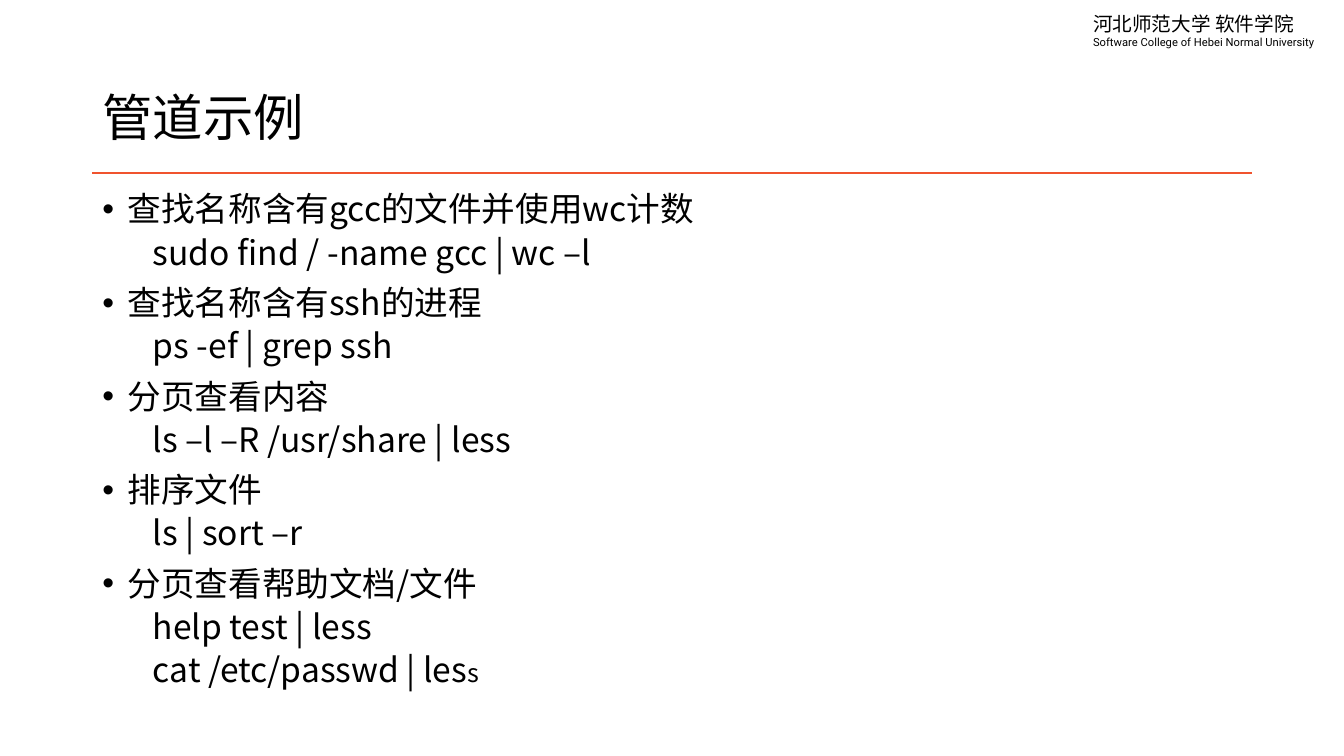
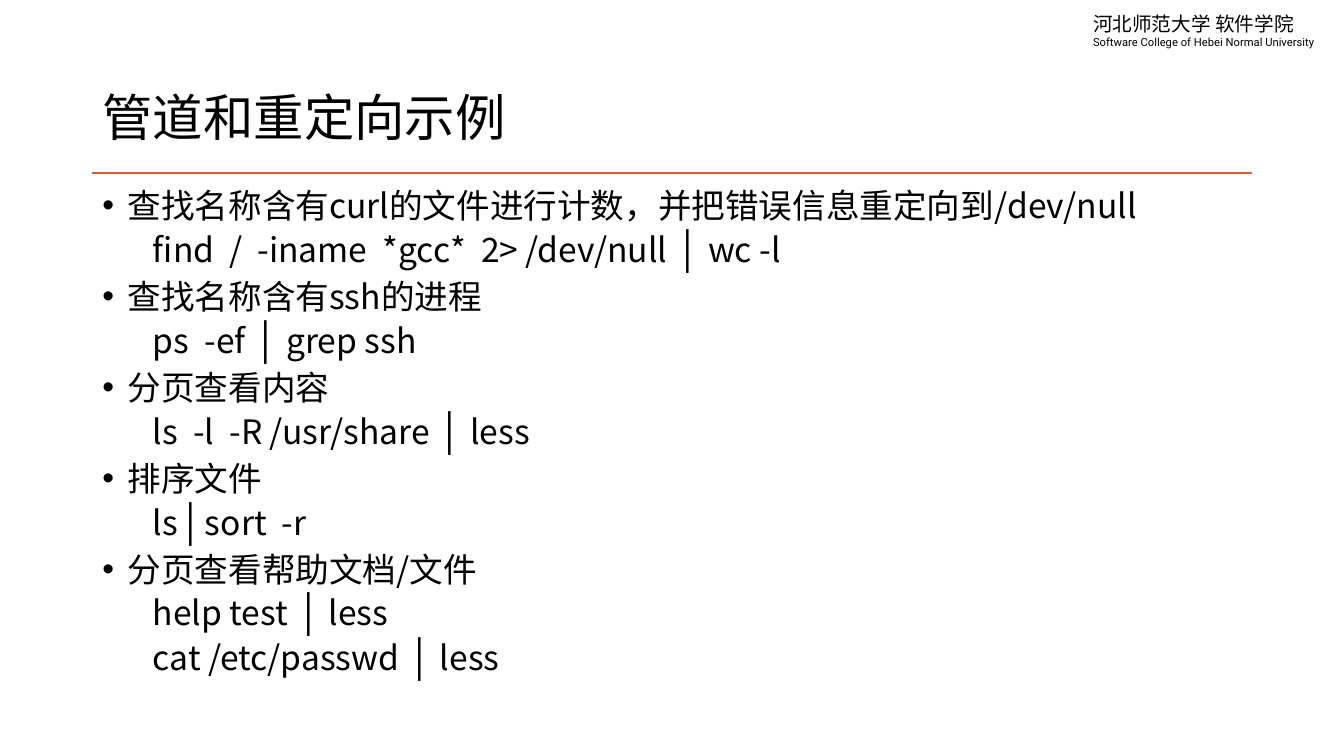
Before and after one commit to edu2act/course-linux-system, a slide deck: slide 10 of materials/slides/ch04-io-redrection-and-pipe.pptx (slide 8 before the commit). Drawn at 1344x756 pixels with LibreOffice and Linux fonts; fonts in the diff are those of the drawing. Boxes give left, top, right and bottom in pixels: in the first picture for what was removed or moved away, otherwise in the second. Text is boxed around its words. In the diff, an @@ line names an element or a change of style, - is before the commit and + after.

```diff
--- a/materials/slides/ch04-io-redrection-and-pipe.pptx
+++ b/materials/slides/ch04-io-redrection-and-pipe.pptx
@@ title at [102,93,505,140]: text changed @@
-管道示例
+管道和重定向示例
@@ text at [128,189,1137,271]: text changed @@
-• 查找名称含有gcc的文件并使用wc计数
-  sudo find / -name gcc | wc –l
+• 查找名称含有curl的文件进行计数，并把错误信息重定向到/dev/null
+  find / -iname *gcc* 2> /dev/null | wc -l
@@ text at [128,280,500,678]: size 24 to 28 pt in "|", "|", "|"; size 18 to 24 pt in "less"; line spacing 0.9 to 0.8 @@
@@ text at [153,417,530,450]: text changed @@
-  ls –l –R /usr/share | less
+  ls -l -R /usr/share | less
@@ text at [153,508,307,536]: text changed @@
-  ls | sort –r
+  ls | sort -r
```
Also in this commit, not shown: 5 other slides changed, 3 slides added, 4 other files.
